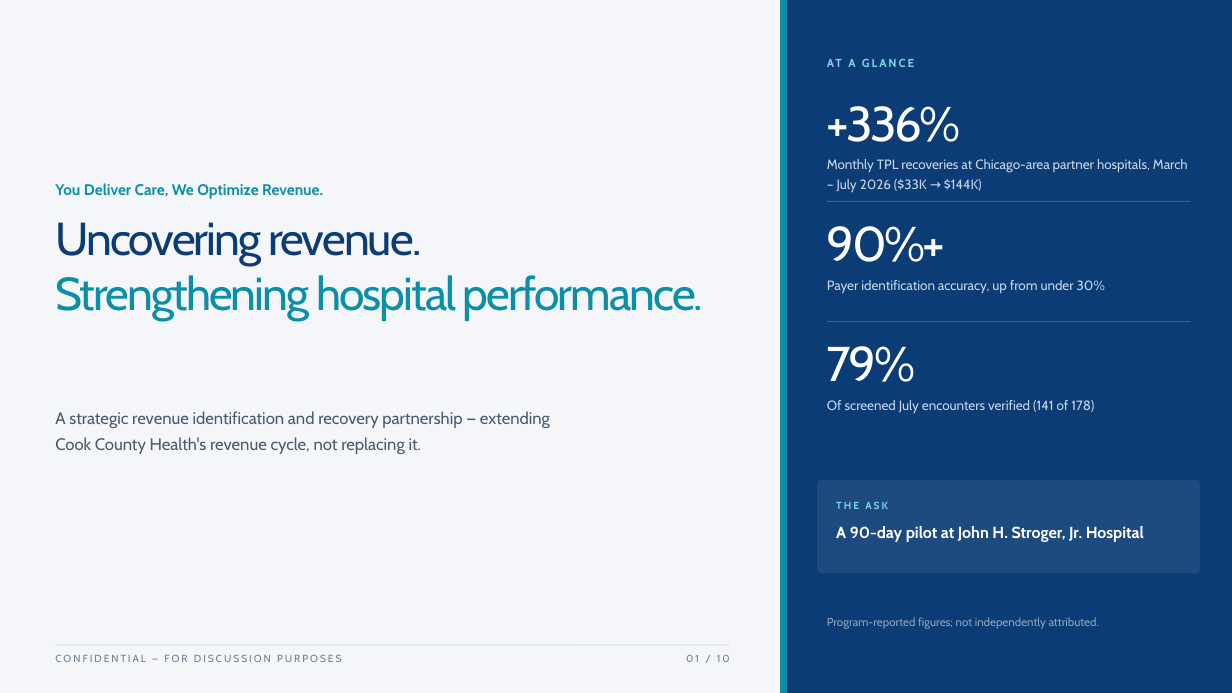
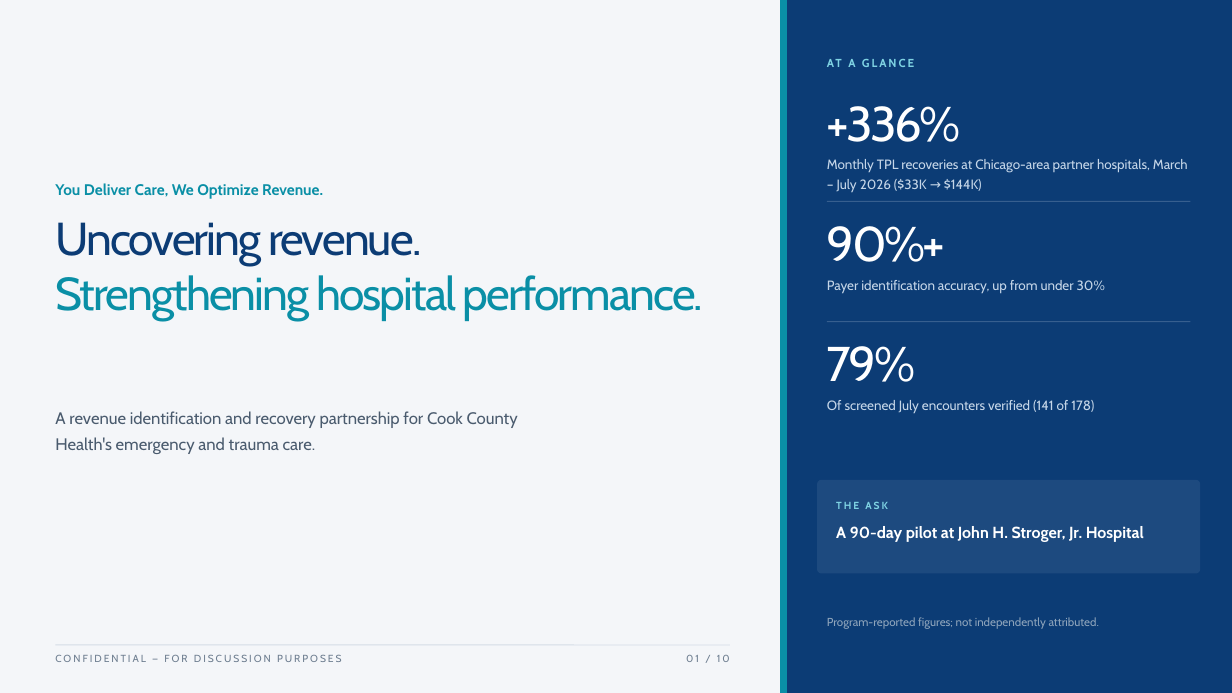
Before and after one commit to GMyoung/laborforce-deck, a slide deck: slide 1 of LaborForce_CookCountyHealth.pptx. Drawn at 1232x693 pixels with LibreOffice and Linux fonts; fonts in the diff are those of the drawing. Boxes give left, top, right and bottom in pixels: in the first picture for what was removed or moved away, otherwise in the second. Text is boxed around its words. In the diff, an @@ line names an element or a change of style, - is before the commit and + after.

```diff
--- a/LaborForce_CookCountyHealth.pptx
+++ b/LaborForce_CookCountyHealth.pptx
@@ text at bbox=[55, 411, 518, 454]: text changed @@
-A strategic revenue identification and recovery partnership — extending Cook County Health's revenue cycle, not replacing it.
+A revenue identification and recovery partnership for Cook County Health's emergency and trauma care.
```
Also in this commit, not shown: 4 other slides changed, 2 other files.
